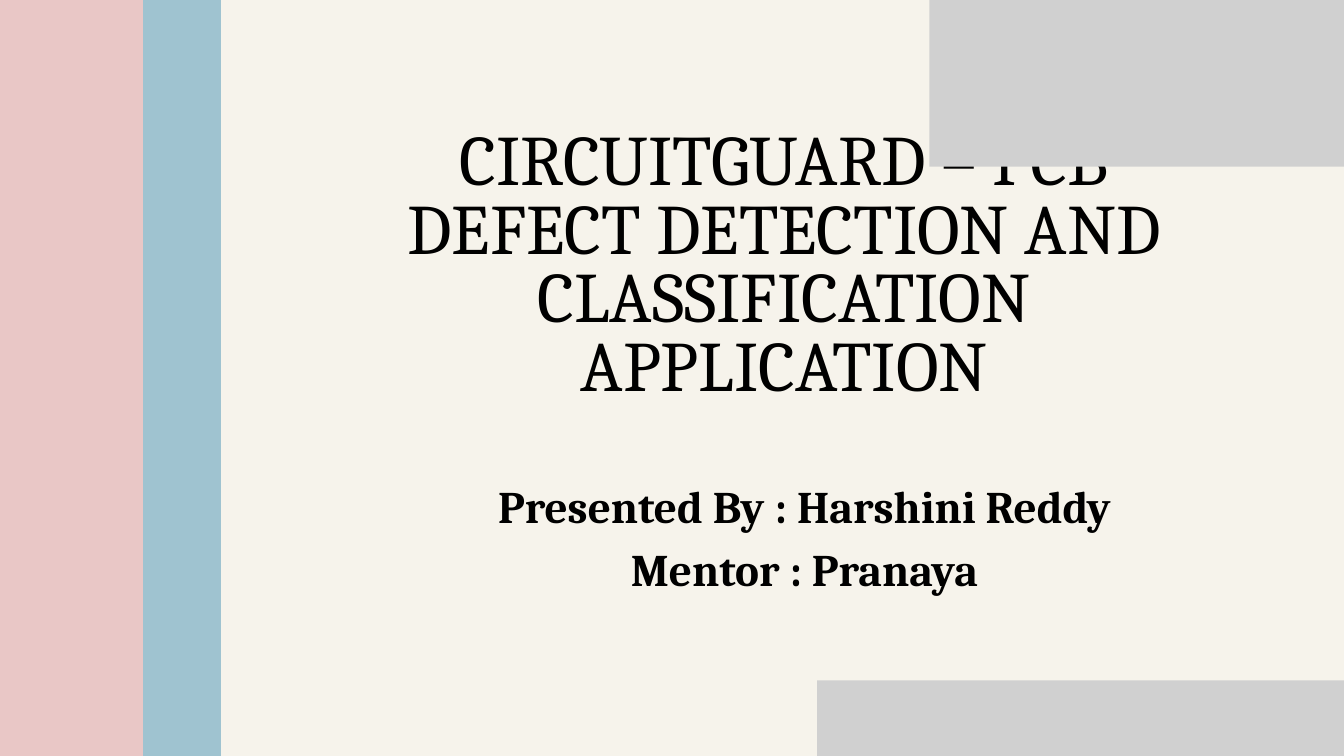
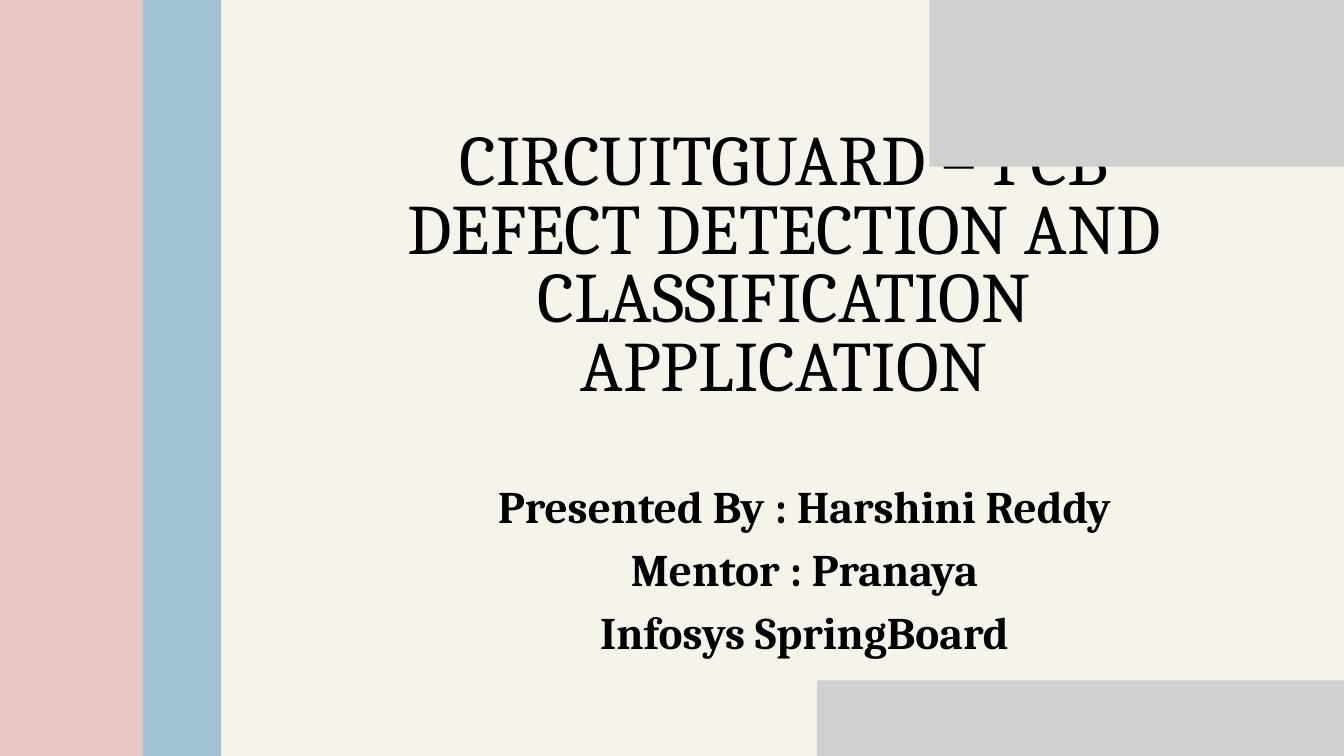
Before and after one commit to mentor-pranaya/-circuit-guard-PCB-defect-detection-and-application, a slide deck: slide 1 of PPT.pptx. Drawn at 1344x756 pixels with LibreOffice and Linux fonts; fonts in the diff are those of the drawing; grey boxes stand for pictures. Boxes give left, top, right and bottom in pixels: in the first picture for what was removed or moved away, otherwise in the second. Text is boxed around its words. In the diff, an @@ line names an element or a change of style, - is before the commit and + after.

```diff
--- a/PPT.pptx
+++ b/PPT.pptx
@@ text at (600,617,1009,659): paragraph added @@
+Infosys SpringBoard
```
Also in this commit, not shown: 1 other slide changed, 2 slides added, 1 slide removed, 1 other file.
